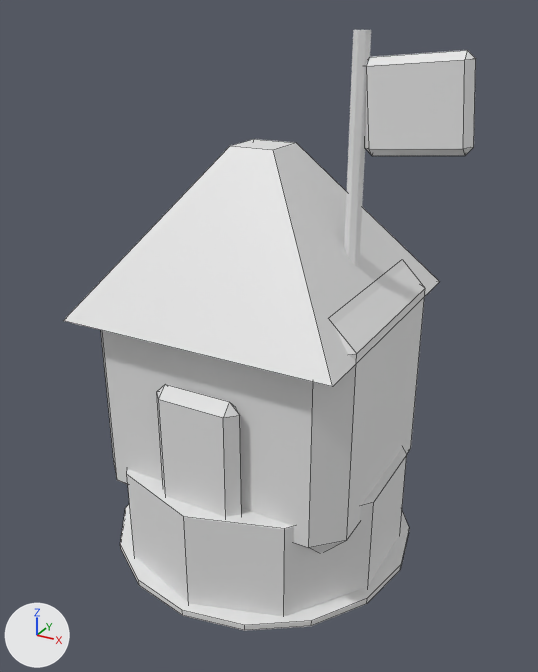
Two versions of the Blender file ArtSource/Blender/Barracks_L1.blend, one commit apart.
Both versions are drawn from a 50 mm lens placed at (1.3, -2.32, 2.06), pointed at (0.04, -0.04, 0.92). The lights are fixed; the arrows at lower left show +X, +Y and +Z. The picture after the commit comes second. Mesh edges are drawn as thin lines on the coarser meshes.

The first picture shows 'BarracksBanner_Cloth', 'BarracksBanner_Pole', 'BarracksDoor', 'BarracksHall', 'BarracksRoof', 'BlobShadow', 'TowerBase'.
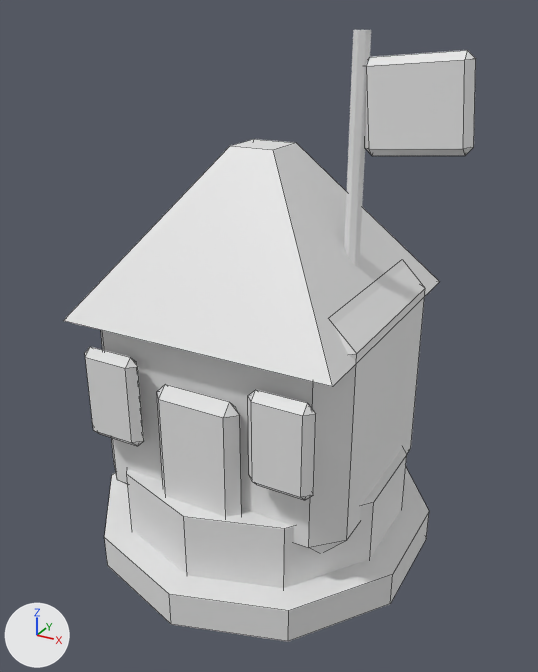
Location of each change, [x1, y1, x2, y2] in pixels of the pictures (538 x 672 px):
'TowerFoundation', added: after [104, 468, 429, 642]
'BarracksShield.001', added: after [248, 390, 316, 500]
'BarracksShield', added: after [85, 347, 144, 446]
'BlobShadow', unchanged, covered by the edit: before [120, 503, 409, 631]

Patch to the scene script:
```diff
--- a/ArtSource/Blender/Barracks_L1.blend.py
+++ b/ArtSource/Blender/Barracks_L1.blend.py
@@ mat_dc_metal @@
+mat_dc_metal = principled_material('DC_Metal')
+mat_dc_metal.base_color = (0.8, 0.8, 0.8)  # white #e7e7e7
@@ me_barracksshield_mesh_001 @@
+me_barracksshield_mesh_001.from_pydata(...)  # 24 vertices, 26 faces; spans x -0.12..0.12, y -0.03..0.03, z -0.18..0.18
+me_barracksshield_mesh_001.materials.append(mat_dc_defender)  # white #e7e7e7
@@ me_towerfoundation_mesh @@
+me_towerfoundation_mesh.from_pydata(...)  # a 10-sided cylinder along z spanning x -0.656..0.656, y -0.69..0.69, z -0.07..0.07
+me_towerfoundation_mesh.materials.append(mat_dc_metal)  # white #e7e7e7
@@ ob_barracksshield_001 @@
+ob_barracksshield_001 = bpy.data.objects.new('BarracksShield.001', me_barracksshield_mesh_001)
+ob_barracksshield_001.location = (0.34, -0.5, 0.78)
@@ ob_barracksshield @@
+ob_barracksshield = bpy.data.objects.new('BarracksShield', me_barracksshield_mesh_001.copy())
+ob_barracksshield.location = (-0.34, -0.5, 0.78)
@@ ob_towerfoundation @@
+ob_towerfoundation = bpy.data.objects.new('TowerFoundation', me_towerfoundation_mesh)
+ob_towerfoundation.location = (0.0, 0.0, 0.1)
```
